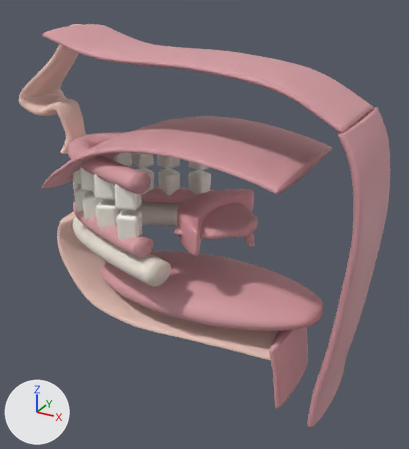
The glTF model tools/boca3d_demo/cara.glb: old version first, new version second.
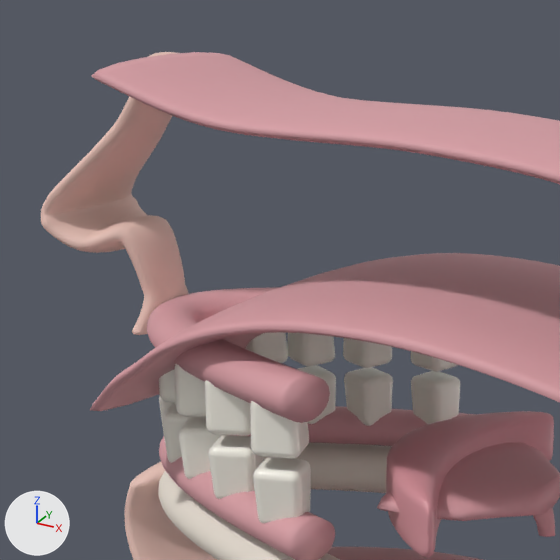
Each version is shown whole from a camera (50 mm lens) standing at (4.83, -8.53, 4.09) and looking at (0.11, 0.06, -0.21), then close up on the part from 0% to 63% of the width and 0% to 57% of the height. The axes (+X, +Y, +Z) are drawn at lower left. The lights are the same throughout. The older version's two pictures come first. Where no turn or scale is listed for an object, it has been applied to the vertices. Vertices at exactly the same position are counted once.

Names of what the first close-up shows: 'diente_inf_10', 'diente_inf_11', 'diente_sup_11', 'encia_inferior', 'encia_superior', 'labio_inferior', 'mandibula_modelada', 'menton', 'nariz', 'paladar_modelado', 'techo_nasal', 'velo_modelado' and 16 more.
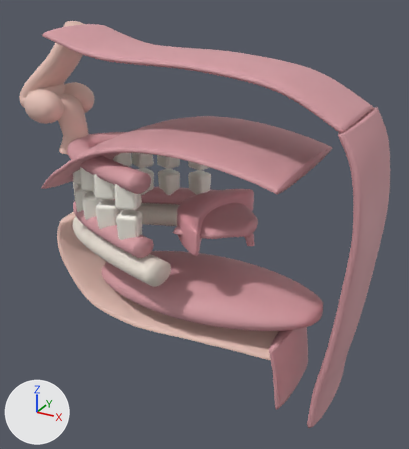
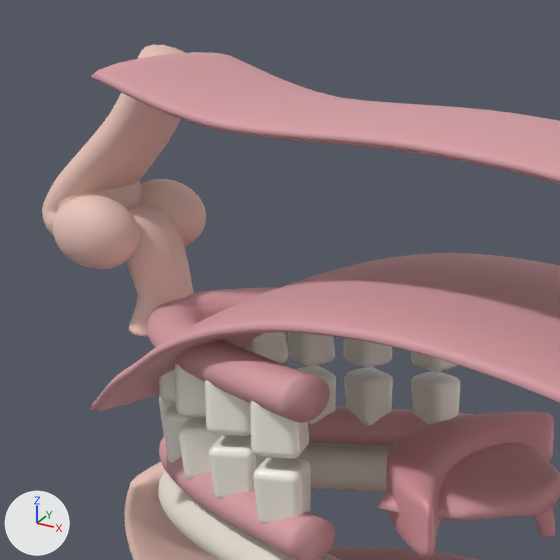
Commit message: boca3d (Blender 5 y 6): la nariz con aletas y punta, y la camara gira 30 grados hacia la cara en los sonidos de labios redondeados o estirados

Edits to the scene script, one JSON object a line:
```json
{"block": "me_nariz", "where": "# used by ob_nariz; location = (0.0, 0.0, 0.0)"}
{"op": "remove", "block": "me_nariz", "code": "me_nariz.from_pydata(...)  # 912 vertices, 1820 faces; spans x -3.75..-2.4, y -0.62..0.62, z 0.85..3.27"}
{"op": "add", "block": "me_nariz", "code": "me_nariz.from_pydata(...)  # 912 vertices, 1820 faces; spans x -3.85..-2.32, y -0.55..0.55, z 0.83..3.33"}
{"block": "me_nariz", "change": "me_nariz part 1: 904 of 912 vertices moved; they spanned x -3.75..-2.4, y -0.62..0.62, z 0.85..3.27 and now span x -3.85..-2.32, y -0.55..0.55, z 0.83..3.33; mean shift (0.0, 0.0, 0.0); largest move (-2.72, 0.0, 1.43) -> (-2.63, 0.0, 1.45)"}
{"op": "add", "block": "me_sphere_002", "code": ["me_sphere_002 = bpy.data.meshes.new('Sphere.002')", "me_sphere_002.from_pydata(...)  # a UV sphere (32 segments, 16 rings, poles along z) spanning x -3.86..-3.14, y -0.48..0.48, z 1.61..2.29", "me_sphere_002.materials.append(mat_piel)  # beige #ecc7bc"]}
{"op": "add", "block": "me_sphere_001", "code": ["me_sphere_001 = bpy.data.meshes.new('Sphere.001')", "me_sphere_001.from_pydata(...)  # a UV sphere (32 segments, 16 rings, poles along z) spanning x -3.54..-2.7, y 0.16..0.76, z 1.46..2.1", "me_sphere_001.materials.append(mat_piel)  # beige #ecc7bc"]}
{"op": "add", "block": "me_sphere", "code": ["me_sphere = bpy.data.meshes.new('Sphere')", "me_sphere.from_pydata(...)  # a UV sphere (32 segments, 16 rings, poles along z) spanning x -3.54..-2.7, y -0.76..-0.16, z 1.46..2.1", "me_sphere.materials.append(mat_piel)  # beige #ecc7bc"]}
{"op": "add", "block": "ob_punta_nariz", "code": ["ob_punta_nariz = bpy.data.objects.new('punta_nariz', me_sphere_002)", "ob_punta_nariz.location = (0.0, 0.0, 0.0)"]}
{"op": "add", "block": "ob_aleta_der", "code": ["ob_aleta_der = bpy.data.objects.new('aleta_der', me_sphere_001)", "ob_aleta_der.location = (0.0, 0.0, 0.0)"]}
{"op": "add", "block": "ob_aleta_izq", "code": ["ob_aleta_izq = bpy.data.objects.new('aleta_izq', me_sphere)", "ob_aleta_izq.location = (0.0, 0.0, 0.0)"]}
```

Where the change shows, as pixel boxes (x1, y1, x2, y2) in the close-ups (560 x 560 px):
```json
{"object": "nariz", "change": "reshaped", "before": [41, 52, 189, 335], "after": [42, 45, 194, 337]}
{"object": "aleta_izq", "change": "added", "after": [53, 195, 139, 269], "on screen": "beige"}
{"object": "aleta_der", "change": "added", "after": [140, 179, 206, 246], "on screen": "beige"}
{"object": "punta_nariz", "change": "added", "after": [58, 181, 142, 210], "on screen": "beige"}
```
